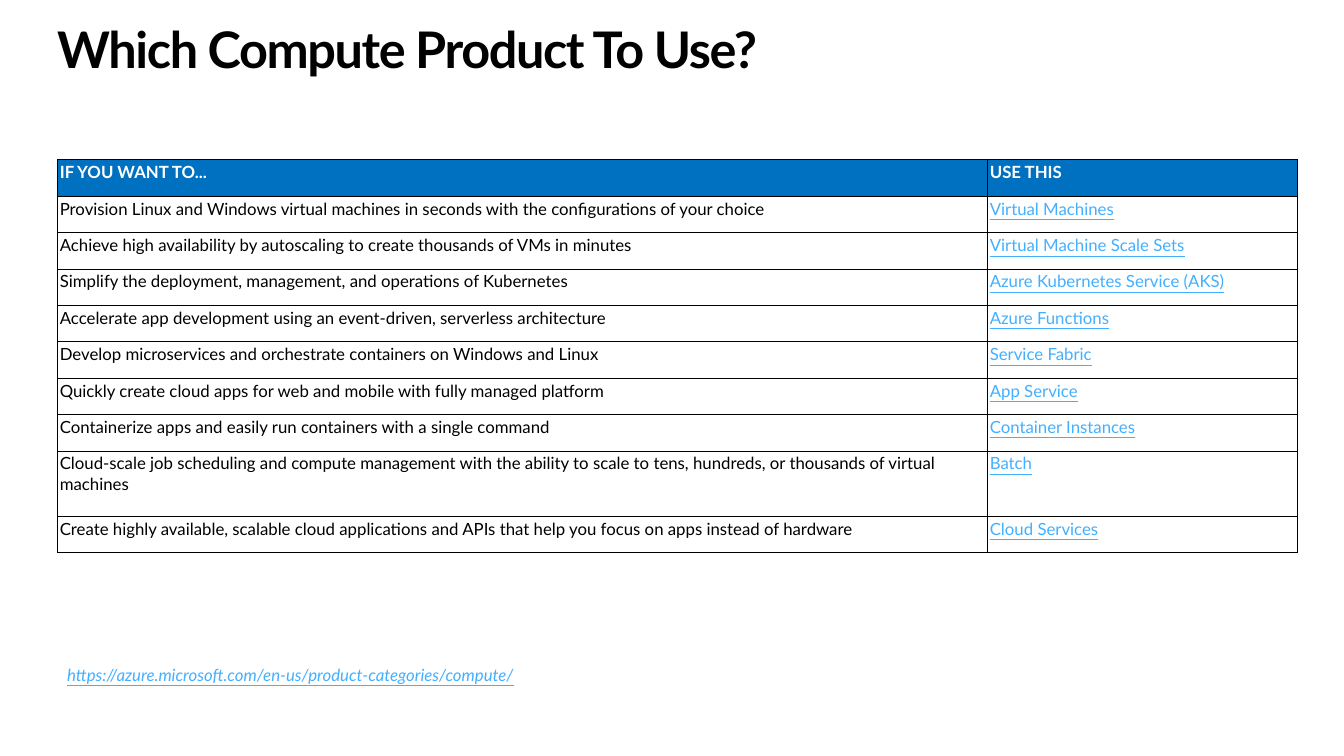
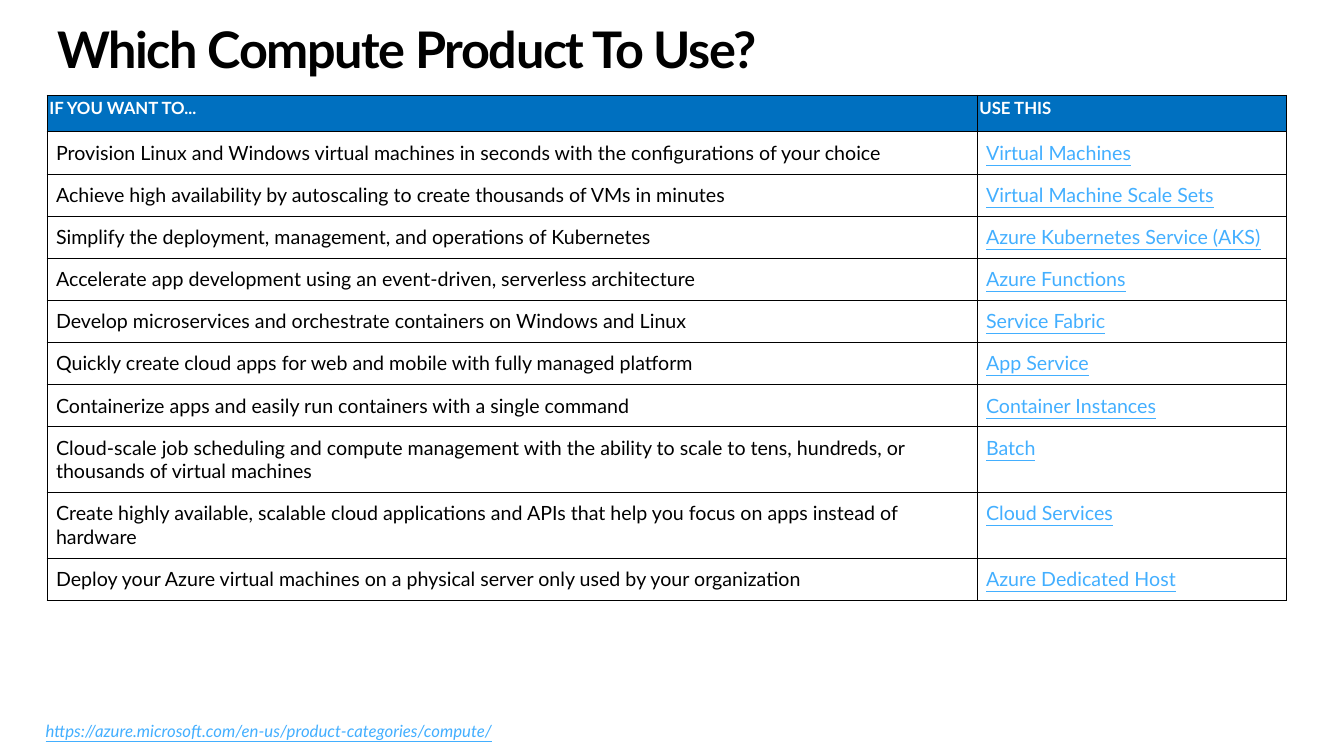
Before and after one commit to sastrykn/azserviceswhentouse, a slide deck: slide 4 of When to Use What-Azure Services.pptx (slide 2 before the commit). Drawn at 1344x756 pixels with LibreOffice and Linux fonts; fonts in the diff are those of the drawing. Boxes give left, top, right and bottom in pixels: in the first picture for what was removed or moved away, otherwise in the second. Text is boxed around its words. In the diff, an @@ line names an element or a change of style, - is before the commit and + after.

```diff
--- a/When to Use What-Azure Services.pptx
+++ b/When to Use What-Azure Services.pptx
@@ table at [46, 95, 1287, 600] @@
+row 11: Deploy your Azure virtual machines on a physical server only used by your organization | Azure Dedicated Host
@@ table: place and size @@
-table at [57, 159, 1298, 553]
+table at [46, 95, 1287, 600]
@@ text "https://azure.microsoft.com/en-us/product-categories/compute ...": place and size @@
-text "https://azure.microsoft.com/en-us/product-categories/compute ..." at [67, 668, 513, 684]
+text "https://azure.microsoft.com/en-us/product-categories/compute ..." at [46, 724, 492, 740]
```
Also in this commit, not shown: 8 other slides changed, 12 slides added.
